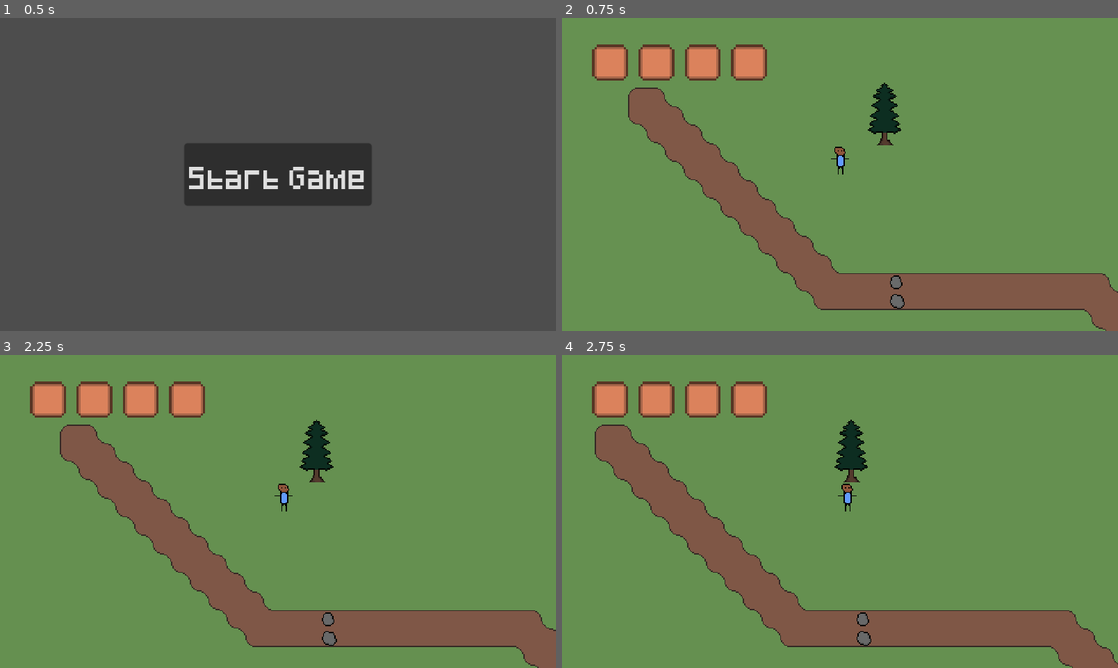
Above: before the commit, frames 1-4 (two rows, left to right).
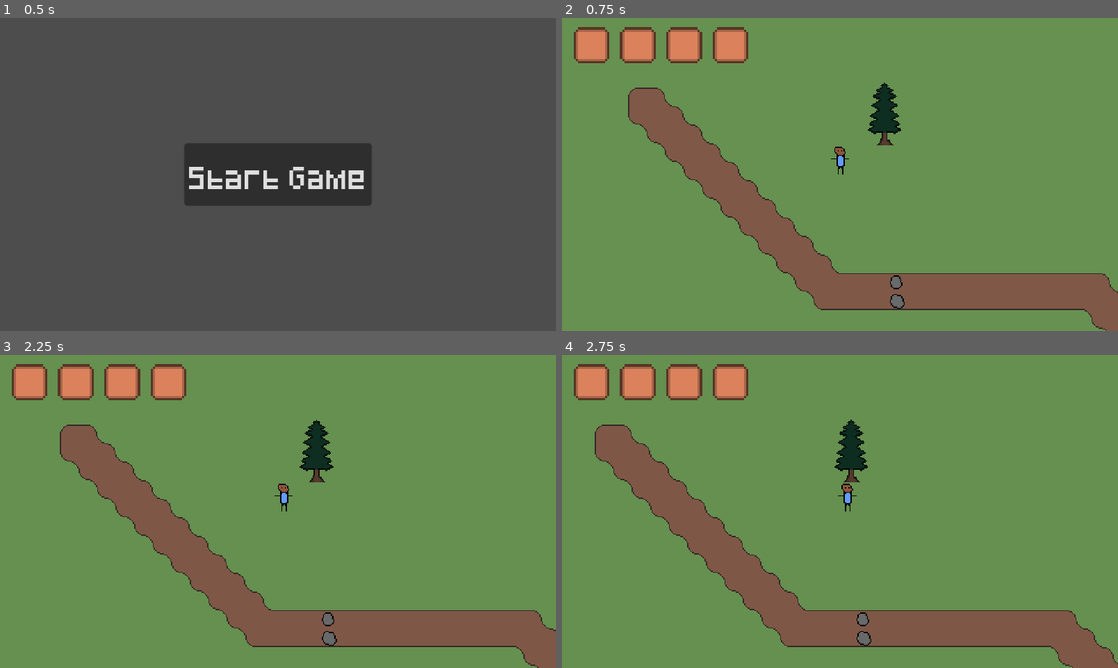
Above: after the commit, the same moments.

Repository: StormLight14/nightfall-mirror
Game: Godot game, scene res://menus/main/main_menu.tscn
Same seed, same stepped clock (60 frames per second), same inputs: the game is played once before the commit and once after it.
Inputs (mouse positions are in pixels of both pictures, inside the frame that each line leads up to):
- Up to frame 1 (0.5 s): no input
- Up to frame 2 (0.75 s): click "Start Game" at 0.5 s
- Up to frame 3 (2.25 s): click (50, 398) at 1.27 s; tap Enter at 2 s; move the mouse to (400, 495) at 2.02 s; hold D (right) from 2.03 s (still down); tap E (interact) at 2.1 s
- Up to frame 4 (2.75 s): keep holding D (right)

Frame 1 is identical in both runs. In frame 2, 4.5% of the frame differs, in the area x 2-37%, y 2-20%; in frame 3, 4.5%; in frame 4, 4.5%.

Commit message:
make InventorySlot top-left offset

Diff:
--- a/ui/inventory/inventory_slot.tscn
+++ b/ui/inventory/inventory_slot.tscn
@@ -15,10 +15,10 @@
 
 [node name="TextureButton" type="TextureButton" parent="."]
 layout_mode = 0
-offset_left = -2.0
-offset_top = -3.0
-offset_right = 29.0
-offset_bottom = 28.0
+offset_left = -18.0
+offset_top = -18.0
+offset_right = 13.0
+offset_bottom = 13.0
 texture_normal = ExtResource("1_yi87l")
 texture_pressed = ExtResource("1_yi87l")
 texture_hover = ExtResource("1_yi87l")
